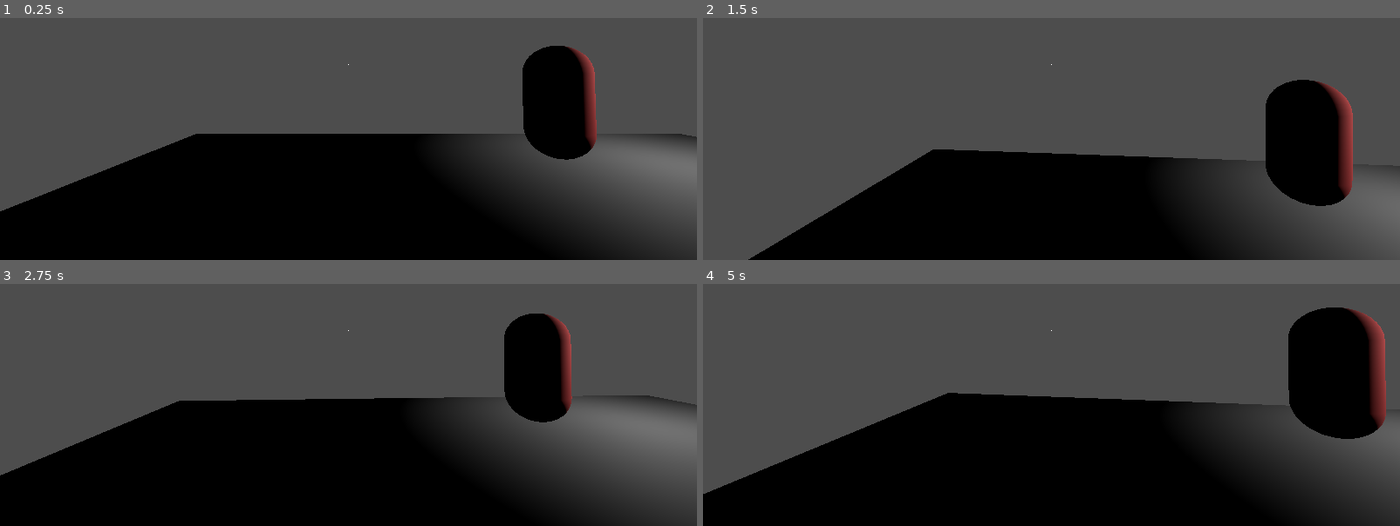
Above: before the commit, frames 1-4 (two rows, left to right).
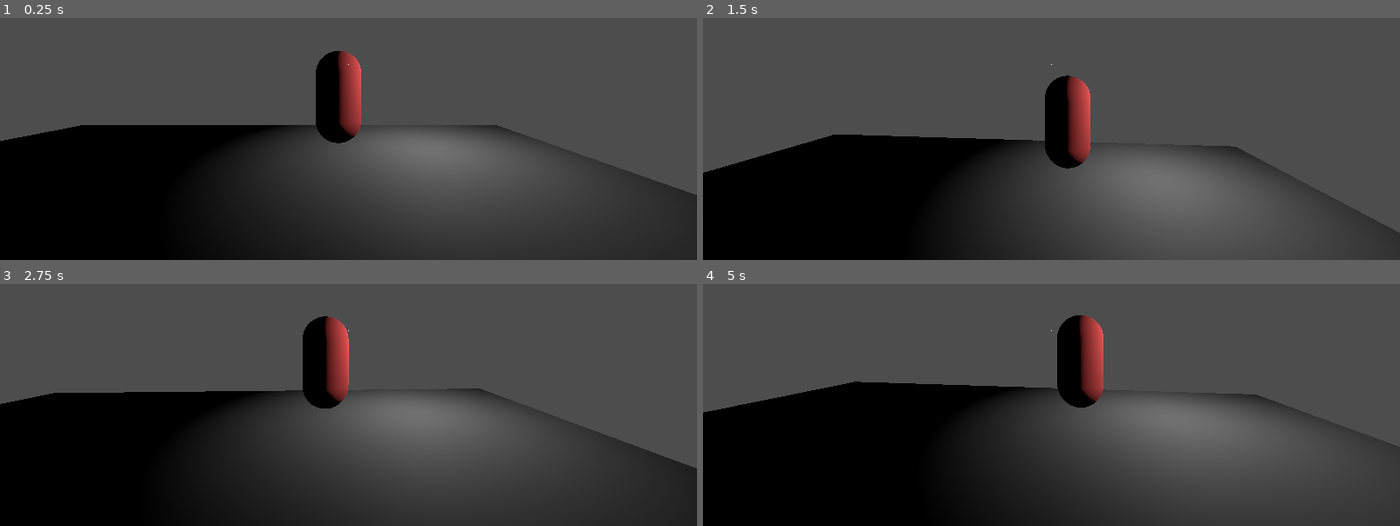
Above: after the commit, the same moments.

Repository: MilanVasko/ludum-dare-55
Game: Godot game, scene res://main.tscn
Same seed, same stepped clock (60 frames per second), same inputs: the game is played once before the commit and once after it.
Inputs (mouse positions are in pixels of both pictures, inside the frame that each line leads up to):
- Up to frame 1 (0.25 s): no input
- Up to frame 2 (1.5 s): tap Enter (ui_accept) at 0.5 s; move the mouse to (1086, 63) at 0.52 s; press the mouse at (1086, 63) at 0.53 s; hold Up (ui_up) from 0.53 s (still down); tap Space (jump) at 0.77, 0.8, 1.07, 1.35 s; move the mouse to (1016, 66) at 1.27 s; release the mouse at (1016, 66) at 1.28 s
- Up to frame 3 (2.75 s): keep holding Up (ui_up); tap Space (jump) at 1.52, 1.82, 2.3 s; click (313, 332) at 1.55 s; move the mouse to (362, 322) at 2.02 s; tap Ctrl (crouch) at 2.1 s
- Up to frame 4 (5 s): keep holding Up (ui_up); move the mouse to (1044, 337) at 2.77 s; click (1044, 337) at 2.85 s; tap Space (jump) at 3.02, 3.32, 3.77, 3.8, 4.07, 4.52, 4.82 s; move the mouse to (1100, 334) at 3.52 s; tap Shift (sprint) at 3.6 s; move the mouse to (995, 325) at 4.27 s; click (995, 325) at 4.35 s

The runs differ from the first frame. In frame 1, 38% of the frame differs, in the area x 0-100%, y 11-100%; in frame 2, 37%; in frame 3, 38%; in frame 4, 41%, in the area x 0-100%, y 9-100%.

Commit message:
Implement dialogue system

Diff:
--- a/demon/demon.gd
+++ b/demon/demon.gd
@@ -1,5 +1,5 @@
 extends CharacterBody3D
 
 func _interact() -> void:
-	print("Hello")
+	Global.require_dialogue().play_dialogue_from_start("Intro")
 	remove_from_group("interactable")
--- /dev/null
+++ b/dialogue-text/dialogue-text.tscn
@@ -0,0 +1,11 @@
+[gd_scene format=3 uid="uid://ds5807uiaujbj"]
+
+[node name="DialogueText" type="Label"]
+anchors_preset = 15
+anchor_right = 1.0
+anchor_bottom = 1.0
+grow_horizontal = 2
+grow_vertical = 2
+text = "TODO"
+horizontal_alignment = 1
+vertical_alignment = 1
--- /dev/null
+++ b/dialogue/dialogue.gd
@@ -0,0 +1,48 @@
+extends Panel
+
+func _ready() -> void:
+	visible = false
+
+func _unhandled_input(event: InputEvent) -> void:
+	if event.is_action_pressed("interact") and Global.is_player_frozen():
+		continue_dialogue()
+
+func start_dialogue_mode() -> void:
+	Global.freeze_player()
+	visible = true
+
+func end_dialogue_mode() -> void:
+	Global.unfreeze_player()
+	visible = false
+
+func play_dialogue_from_start(dialogue_node: String) -> void:
+	start_dialogue_mode()
+	for child in get_children():
+		if child.name == dialogue_node:
+			var first := true
+			for inner_child in child.get_children():
+				inner_child.visible = first
+				first = false
+			child.visible = true
+		else:
+			child.visible = false
+
+func continue_dialogue() -> void:
+	for child in get_children():
+		if !child.visible:
+			continue
+		var show_next := false
+		for inner_child in child.get_children():
+			if inner_child.visible:
+				show_next = true
+				inner_child.visible = false
+				continue
+			if show_next:
+				show_next = false
+				inner_child.visible = true
+				return
+		if show_next:
+			# We got to the end of the dialogue
+			end_dialogue_mode()
+			return
+	assert(false, "There is no active dialogue!")
--- /dev/null
+++ b/dialogue/dialogue.tscn
@@ -0,0 +1,41 @@
+[gd_scene load_steps=3 format=3 uid="uid://cddipiraa3s0k"]
+
+[ext_resource type="Script" path="res://dialogue/dialogue.gd" id="1_q7wh4"]
+[ext_resource type="PackedScene" uid="uid://ds5807uiaujbj" path="res://dialogue-text/dialogue-text.tscn" id="2_skytx"]
+
+[node name="Dialogue" type="Panel" groups=["dialogue"]]
+anchors_preset = -1
+anchor_left = 0.3
+anchor_right = 0.7
+offset_left = 0.399994
+offset_right = -0.399963
+offset_bottom = 200.0
+script = ExtResource("1_q7wh4")
+
+[node name="Intro" type="Control" parent="."]
+layout_mode = 1
+anchors_preset = 15
+anchor_right = 1.0
+anchor_bottom = 1.0
+grow_horizontal = 2
+grow_vertical = 2
+
+[node name="1" parent="Intro" instance=ExtResource("2_skytx")]
+layout_mode = 1
+text = "Intro text 1"
+
+[node name="2" parent="Intro" instance=ExtResource("2_skytx")]
+layout_mode = 1
+text = "Intro text 2"
+
+[node name="Test" type="Control" parent="."]
+layout_mode = 1
+anchors_preset = 15
+anchor_right = 1.0
+anchor_bottom = 1.0
+grow_horizontal = 2
+grow_vertical = 2
+
+[node name="1" parent="Test" instance=ExtResource("2_skytx")]
+layout_mode = 1
+text = "Test text"
--- /dev/null
+++ b/global/global.gd
@@ -0,0 +1,39 @@
+extends Node
+
+func toggle_freeze_player() -> void:
+	if is_player_unfrozen():
+		freeze_player()
+	elif is_player_frozen():
+		unfreeze_player()
+	else:
+		assert(false, "Invalid freeze state")
+
+func freeze_player() -> void:
+	var player := require_player()
+	player.immobile = true
+
+func unfreeze_player() -> void:
+	var player := require_player()
+	player.immobile = false
+
+func is_player_frozen() -> bool:
+	return require_player().immobile
+
+func is_player_unfrozen() -> bool:
+	return !require_player().immobile
+
+func require_player() -> Node:
+	var player := find_player_or_null()
+	assert(player != null, "Player not found")
+	return player
+
+func find_player_or_null() -> Node:
+	return get_tree().get_first_node_in_group("player")
+
+func require_dialogue() -> Node:
+	var dialogue := find_dialogue_or_null()
+	assert(dialogue != null, "Dialogue not found")
+	return dialogue
+
+func find_dialogue_or_null() -> Node:
+	return get_tree().get_first_node_in_group("dialogue")
--- /dev/null
+++ b/global/global.tscn
@@ -0,0 +1,6 @@
+[gd_scene load_steps=2 format=3 uid="uid://btd0uwplbk7ci"]
+
+[ext_resource type="Script" path="res://global/global.gd" id="1_qkvgt"]
+
+[node name="Global" type="Node"]
+script = ExtResource("1_qkvgt")
--- a/main.tscn
+++ b/main.tscn
@@ -1,35 +1,28 @@
-[gd_scene load_steps=4 format=3 uid="uid://dlppbinr1xnif"]
+[gd_scene load_steps=5 format=3 uid="uid://dlppbinr1xnif"]
 
-[ext_resource type="PackedScene" uid="uid://cc1m2a1obsyn4" path="res://first-person-controller/addons/fpc/character.tscn" id="1_s05fu"]
 [ext_resource type="PackedScene" uid="uid://ce3aat668j4ib" path="res://demon/demon.tscn" id="2_w3v6w"]
+[ext_resource type="PackedScene" uid="uid://cddipiraa3s0k" path="res://dialogue/dialogue.tscn" id="3_d8vpw"]
+[ext_resource type="PackedScene" uid="uid://c6j478r8yurra" path="res://player/player.tscn" id="3_iqnun"]
 
 [sub_resource type="BoxShape3D" id="BoxShape3D_ggc00"]
 
-[node name="Node3D" type="Node3D"]
+[node name="Main" type="Node3D"]
 
-[node name="CSGBox3D" type="CSGBox3D" parent="."]
+[node name="Dialogue" parent="." instance=ExtResource("3_d8vpw")]
+
+[node name="Ground" type="CSGBox3D" parent="."]
 transform = Transform3D(12, 0, 0, 0, 1, 0, 0, 0, 11, 0, -0.5, 0)
 
-[node name="StaticBody3D" type="StaticBody3D" parent="CSGBox3D"]
+[node name="StaticBody3D" type="StaticBody3D" parent="Ground"]
 
-[node name="CollisionShape3D" type="CollisionShape3D" parent="CSGBox3D/StaticBody3D"]
+[node name="CollisionShape3D" type="CollisionShape3D" parent="Ground/StaticBody3D"]
 shape = SubResource("BoxShape3D_ggc00")
-
-[node name="Character" parent="." instance=ExtResource("1_s05fu")]
-transform = Transform3D(1, 0, 0, 0, 1, 0, 0, 0, 1, -2.22168, 0, 0.891442)
-dot_reticle = "res://first-person-controller/addons/fpc/reticles/dot.tscn"
-JUMP = "jump"
-LEFT = "left"
-RIGHT = "right"
-FORWARD = "forward"
-BACKWARD = "backward"
-LOOK_LEFT = "look_left"
-LOOK_RIGHT = "look_right"
-LOOK_UP = "look_up"
-LOOK_DOWN = "look_down"
 
 [node name="OmniLight3D" type="OmniLight3D" parent="."]
 transform = Transform3D(1, 0, 0, 0, 1, 0, 0, 0, 1, 3.353, 1.81156, -3.26165)
 
 [node name="Demon" parent="." instance=ExtResource("2_w3v6w")]
 transform = Transform3D(1, 0, 0, 0, 1, 0, 0, 0, 1, 1.49561, 0, -3.68484)
+
+[node name="Player" parent="." instance=ExtResource("3_iqnun")]
+transform = Transform3D(1, 0, 0, 0, 1, 0, 0, 0, 1, 1.71146, 0, 1.92381)
--- /dev/null
+++ b/player/player.tscn
@@ -0,0 +1,14 @@
+[gd_scene load_steps=2 format=3 uid="uid://c6j478r8yurra"]
+
+[ext_resource type="PackedScene" uid="uid://cc1m2a1obsyn4" path="res://first-person-controller/addons/fpc/character.tscn" id="1_8b4w8"]
+
+[node name="Player" groups=["player"] instance=ExtResource("1_8b4w8")]
+JUMP = "jump"
+LEFT = "left"
+RIGHT = "right"
+FORWARD = "forward"
+BACKWARD = "backward"
+LOOK_LEFT = "look_left"
+LOOK_RIGHT = "look_right"
+LOOK_UP = "look_up"
+LOOK_DOWN = "look_down"
--- a/project.godot
+++ b/project.godot
@@ -14,6 +14,10 @@
 run/main_scene="res://main.tscn"
 config/features=PackedStringArray("4.2", "Forward Plus")
 config/icon="res://icon.svg"
+
+[autoload]
+
+Global="*res://global/global.tscn"
 
 [input]
 
Not shown, changed: first-person-controller/addons/fpc/character.gd
Not shown, changed: first-person-controller/addons/fpc/character.tscn
Not shown, added: first-person-controller/addons/fpc/reticles/none.tscn
Not shown, added: raw-models/demon.png.import
Not shown, changed: texts/demon_coin_description.txt
